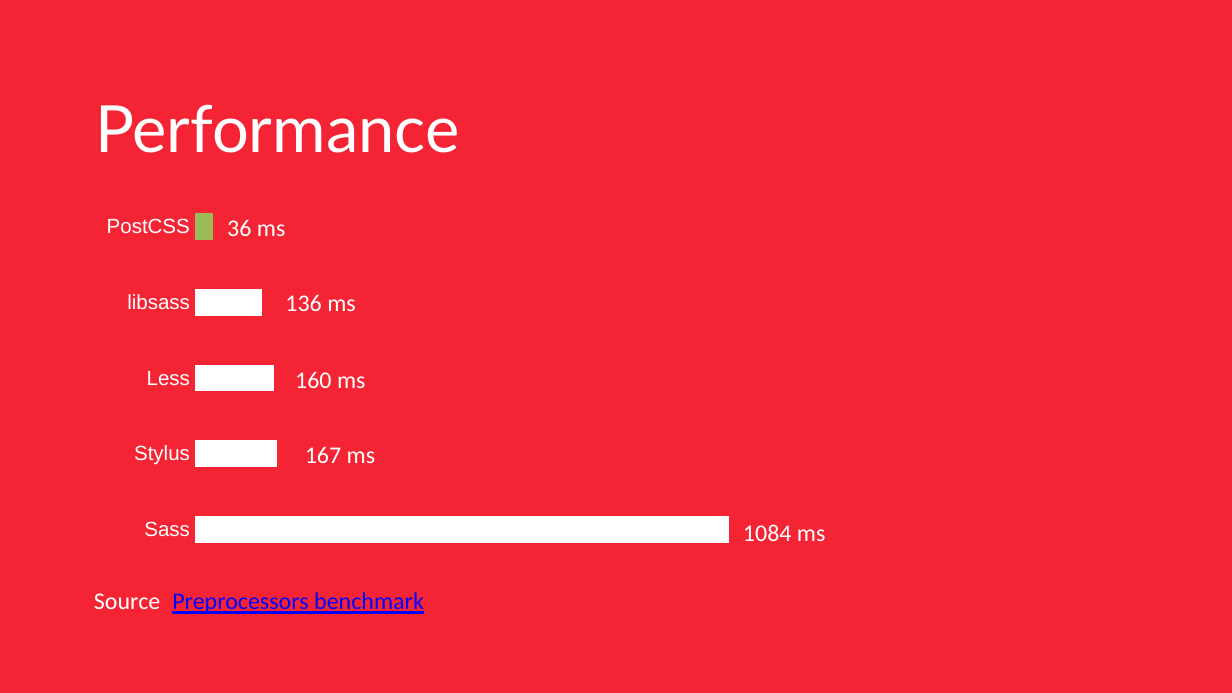
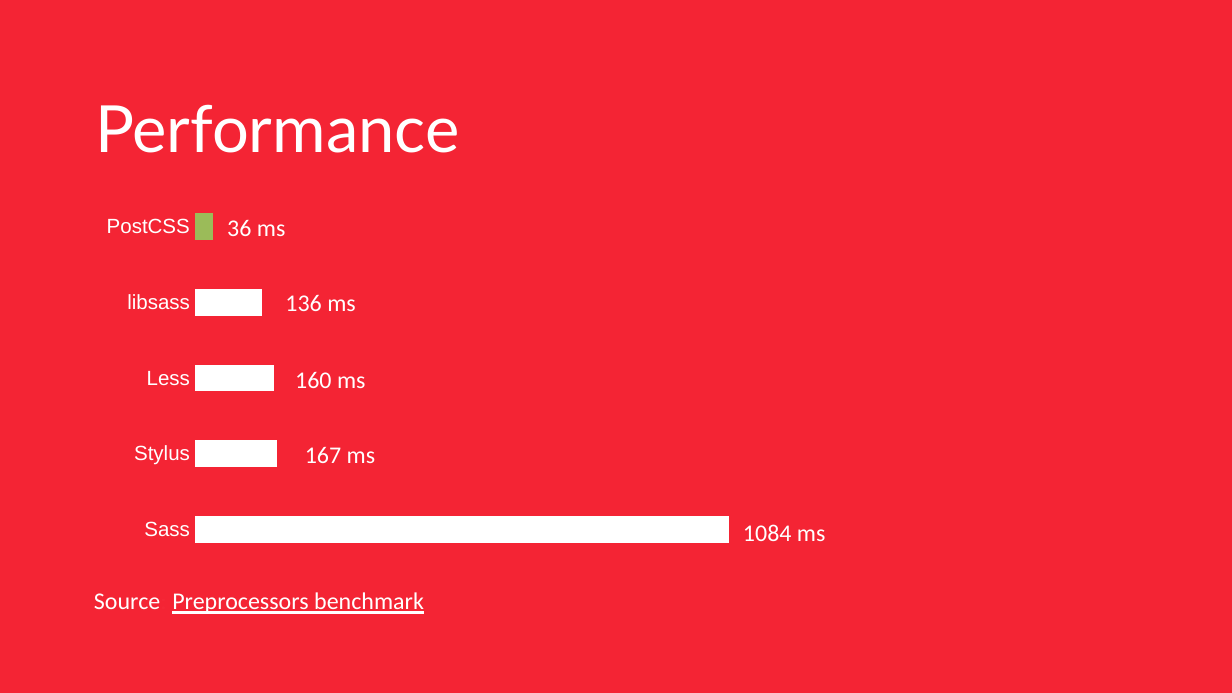
Before and after one commit to mihaeltomic/postcss-presentation, a slide deck: slide 3 of PostCSS.pptx. Drawn at 1232x693 pixels with LibreOffice and Linux fonts; fonts in the diff are those of the drawing; background and template pictures are left out. Boxes give left, top, right and bottom in pixels: in the first picture for what was removed or moved away, otherwise in the second. Text is boxed around its words. In the diff, an @@ line names an element or a change of style, - is before the commit and + after.

```diff
--- a/PostCSS.pptx
+++ b/PostCSS.pptx
@@ text "Source: Preprocessors benchmark" at [94, 592, 424, 614]: text colour #0000FF to #FFFFFF in "Preprocessors benchmark" @@
```
Also in this commit, not shown: 1 other slide changed.
